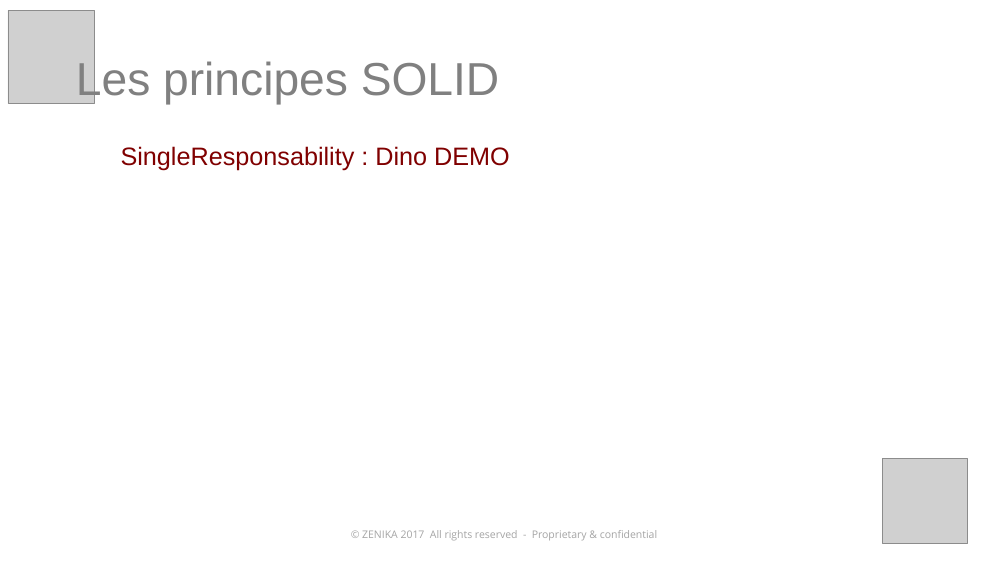
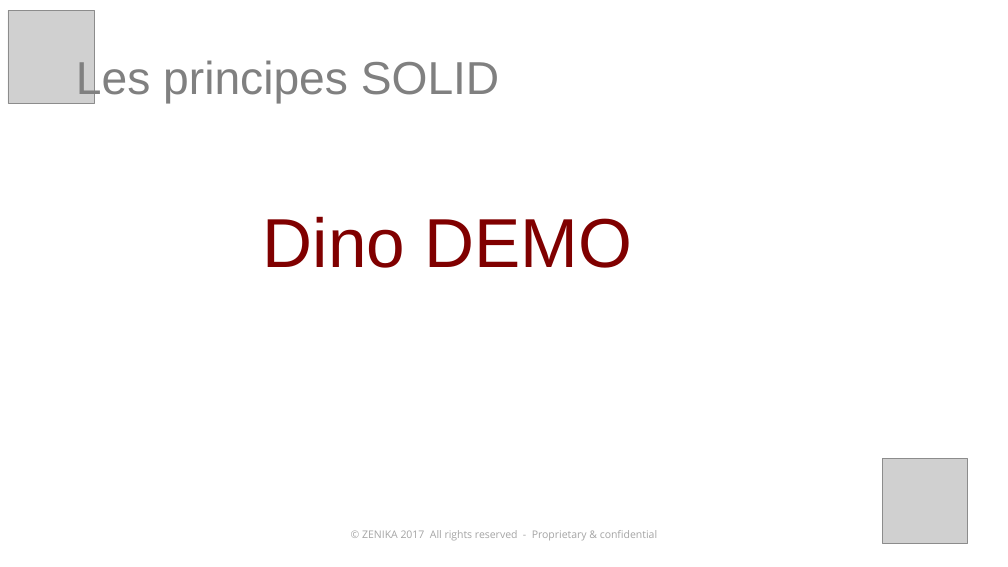
Before and after one commit to kronann/solid-dinosaur, a slide deck: slide 8 of solid-workshop.pptx (slide 7 before the commit). Drawn at 1008x567 pixels with LibreOffice and Linux fonts; fonts in the diff are those of the drawing; grey boxes stand for pictures. Boxes give left, top, right and bottom in pixels: in the first picture for what was removed or moved away, otherwise in the second. Text is boxed around its words. In the diff, an @@ line names an element or a change of style, - is before the commit and + after.

```diff
--- a/solid-workshop.pptx
+++ b/solid-workshop.pptx
@@ text at [263,216,632,268]: text changed; size 24 to 66 pt @@
-SingleResponsability : Dino DEMO
+Dino DEMO
```
Also in this commit, not shown: 10 other slides changed, 5 slides added, 3 slides removed.
